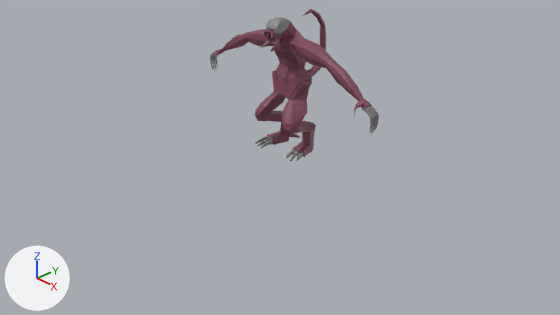
What one commit did to the Blender file Assets/Models/Aberration.blend.
Rendered twice from the file's camera 'Camera'. Every picture has the same lights, and +X, +Y and +Z are marked at lower left.

Objects in the first picture: 'Aberration_mirror'.
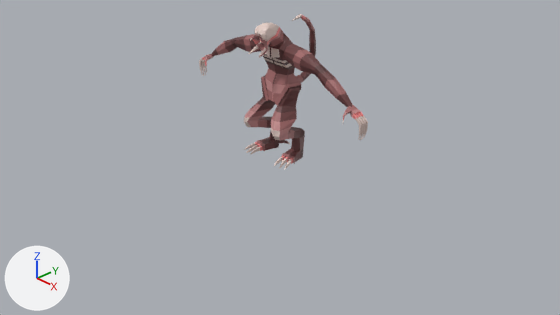
What differs and where, as boxes [x1, y1, x2, y2] in the pictures (560 x 315 px):
'Aberration_mirror', reshaped, moved: before [210, 9, 379, 163]; after [199, 14, 368, 170]
part 1 of me_cube_001, built on: before [269, 111, 316, 133]; after [258, 117, 305, 139]
part 2 of me_cube_001, built on: before [263, 136, 304, 158]; after [252, 142, 293, 165]
part 3 of me_cube_001, built on: before [216, 44, 360, 116]; after [205, 49, 348, 122]
part 4 of me_cube_001, built on: before [271, 17, 292, 52]; after [259, 22, 281, 57]
part 5 of me_cube_001, built on: before [311, 10, 320, 18]; after [301, 15, 309, 23]
part 6 of me_cube_001, recoloured: before [263, 32, 372, 107]; after [252, 38, 359, 113]
part 7 of me_cube_001, recoloured: before [255, 9, 313, 138]; after [244, 14, 302, 144]
part 8 of me_cube_001, recoloured: before [215, 32, 371, 134]; after [204, 38, 360, 140]
part 9 of me_cube_001, recoloured: before [216, 15, 368, 157]; after [205, 20, 357, 164]
part 10 of me_cube_001, recoloured: before [235, 25, 364, 156]; after [224, 30, 353, 162]
part 11 of me_cube_001, recoloured: before [242, 28, 338, 152]; after [231, 33, 327, 158]
part 12 of me_cube_001, recoloured: before [213, 52, 374, 113]; after [202, 57, 363, 120]
part 13 of me_cube_001, recoloured: before [210, 17, 379, 163]; after [199, 22, 368, 170]

Patch to the scene script:
```diff
--- a/Assets/Models/Aberration.blend.py
+++ b/Assets/Models/Aberration.blend.py
@@ mat_aberration_flesh_2_001 @@
+mat_aberration_flesh_2_001 = principled_material('Aberration_flesh_2.001')
+mat_aberration_flesh_2_001.base_color = (0.356, 0.138, 0.138)  # brown #a16868
@@ mat_aberration_flesh_3_001 @@
+mat_aberration_flesh_3_001 = principled_material('Aberration_flesh_3.001')
+mat_aberration_flesh_3_001.base_color = (0.141, 0.0467, 0.0467)  # brown #693d3d
@@ mat_aberration_bone_001 @@
+mat_aberration_bone_001 = principled_material('Aberration_bone.001')
+mat_aberration_bone_001.base_color = (0.768, 0.61, 0.559)  # light grey #e3cdc5
@@ mat_aberration_basic_001 @@
+mat_aberration_basic_001 = principled_material('Aberration_basic.001')
+mat_aberration_basic_001.base_color = (0.896, 0.266, 0.266)  # pink #f38d8d
@@ mat_aberration_flesh_4_001 @@
+mat_aberration_flesh_4_001 = principled_material('Aberration_flesh_4.001')
+mat_aberration_flesh_4_001.base_color = (0.0887, 0.0262, 0.0262)  # brown #542d2d
@@ mat_aberration_flesh_1_001 @@
+mat_aberration_flesh_1_001 = principled_material('Aberration_flesh_1.001')
+mat_aberration_flesh_1_001.base_color = (0.546, 0.254, 0.254)  # pink #c38a8a
@@ me_cube_001 @@
 # used by ob_aberration_mirror; location = (0.0, 0.0, 1.52); scale = (0.221, 0.114, 0.221)
-me_cube_001.from_pydata(...)  # 622 vertices, 594 faces; spans x 0.0..7.4, y -2.38..7.84, z -6.74..2.26
+me_cube_001.from_pydata(...)  # 666 vertices, 635 faces; spans x 0.0..7.4, y -2.38..7.84, z -6.74..2.26
+# me_cube_001 part 1
+# 6 faces are deleted
+# 3 vertices move from x 0.57..1.36, y 3.44..4.05, z -5.01..-4.99 to x 0.59..1.38, y 3.22..3.79, z -4.95..-4.93
+# 6 vertices are added at (1.51, 1.48, -5.09), (1.58, 1.48, -4.56), (0.84, 1.21, -5.07), (0.81, 1.16, -4.54), (1.19, 1.38, -4.55), (1.17, 1.1, -5.08)
+# 6 new faces join them, mat_aberration_flesh_3_001 (brown #693d3d)
+# 6 new faces join them, mat_aberration_flesh_2_001 (brown #a16868)
+# me_cube_001 part 2
+# 14 faces are deleted
+# 14 vertices are added at x 0.98..1.76, y 0.22..0.65, z -6.63..-6.38
+# 14 new faces join them, mat_aberration_bone_001 (light grey #e3cdc5)
+# 14 new faces join them, mat_aberration_basic_001 (pink #f38d8d)
+# me_cube_001 part 3
+# 6 faces are deleted
+# 1 vertex moves from x 6.3, y 0.95, z -1.49 to x 6.14, y 0.94, z -1.45
+# 6 vertices are added at (6.31, 0.05, -2.1), (6.28, 0.13, -2.14), (6.24, 0.05, -2.07), (6.22, 0.11, -2.11), (6.23, 0.08, -2.09), (6.29, 0.09, -2.12)
+# 6 new faces join them, mat_aberration_bone_001 (light grey #e3cdc5)
+# 6 new faces join them, mat_aberration_basic_001 (pink #f38d8d)
+# me_cube_001 part 4
+# 17 faces are deleted
+# 14 vertices are added at x 0.0..0.46, y -2.05..1.81, z 0.5..1.78
+# 4 new faces join them, mat_aberration_basic_001 (pink #f38d8d)
+# 12 new faces join them, mat_aberration_flesh_2_001 (brown #a16868)
+# 9 new faces join them, mat_aberration_bone_001 (light grey #e3cdc5)
+# 4 new faces join them, mat_aberration_flesh_1_001 (pink #c38a8a)
+# me_cube_001 part 5
+# 3 faces are deleted
+# 4 vertices are added at (0.0, 5.78, 1.79), (0.0, 5.88, 2.07), (0.16, 5.83, 1.88), (0.15, 5.85, 2.0)
+# 3 new faces join them, mat_aberration_basic_001 (pink #f38d8d)
+# 3 new faces join them, mat_aberration_flesh_1_001 (pink #c38a8a)
+# me_cube_001 part 6: 45 faces spanning x 0.0..6.84, y -2.13..3.82, z -2.91..1.91 switch from mat_aberration_basic (brown #83465c) to mat_aberration_basic_001 (pink #f38d8d)
+# me_cube_001 part 7: 26 faces spanning x 0.0..1.68, y -2.38..5.28, z -6.71..2.26 switch from mat_aberration_basic (brown #83465c) to mat_aberration_bone_001 (light grey #e3cdc5)
+# me_cube_001 part 8: 35 faces spanning x 0.0..6.84, y -1.73..4.33, z -4.86..1.45 switch from mat_aberration_basic (brown #83465c) to mat_aberration_flesh_1_001 (pink #c38a8a)
+# me_cube_001 part 9: 131 faces spanning x 0.0..6.62, y -2.38..7.6, z -6.74..1.89 switch from mat_aberration_basic (brown #83465c) to mat_aberration_flesh_2_001 (brown #a16868)
+# me_cube_001 part 10: 93 faces spanning x 0.0..6.39, y -1.71..7.79, z -6.71..1.76 switch from mat_aberration_basic (brown #83465c) to mat_aberration_flesh_3_001 (brown #693d3d)
+# me_cube_001 part 11: 57 faces spanning x 0.0..4.24, y -1.27..7.84, z -6.71..1.76 switch from mat_aberration_basic (brown #83465c) to mat_aberration_flesh_4_001 (brown #542d2d)
+# me_cube_001 part 12: 16 faces spanning x 6.63..7.07, y 0.55..1.67, z -1.93..-1.63 switch from mat_aberration_bone (grey #898989) to mat_aberration_basic_001 (pink #f38d8d)
+# me_cube_001 part 13: 139 faces spanning x 0.0..7.4, y -2.38..1.71, z -6.74..2.22 switch from mat_aberration_bone (grey #898989) to mat_aberration_bone_001 (light grey #e3cdc5)
@@ ob_aberration_mirror @@
 ob_aberration_mirror = bpy.data.objects.new('Aberration_mirror', me_cube_001)
-ob_aberration_mirror.location = (0.0, 0.0, 1.52)
+ob_aberration_mirror.location = (0.0, -0.209, 1.488)
 ob_aberration_mirror.scale = (0.221, 0.114, 0.221)
```
